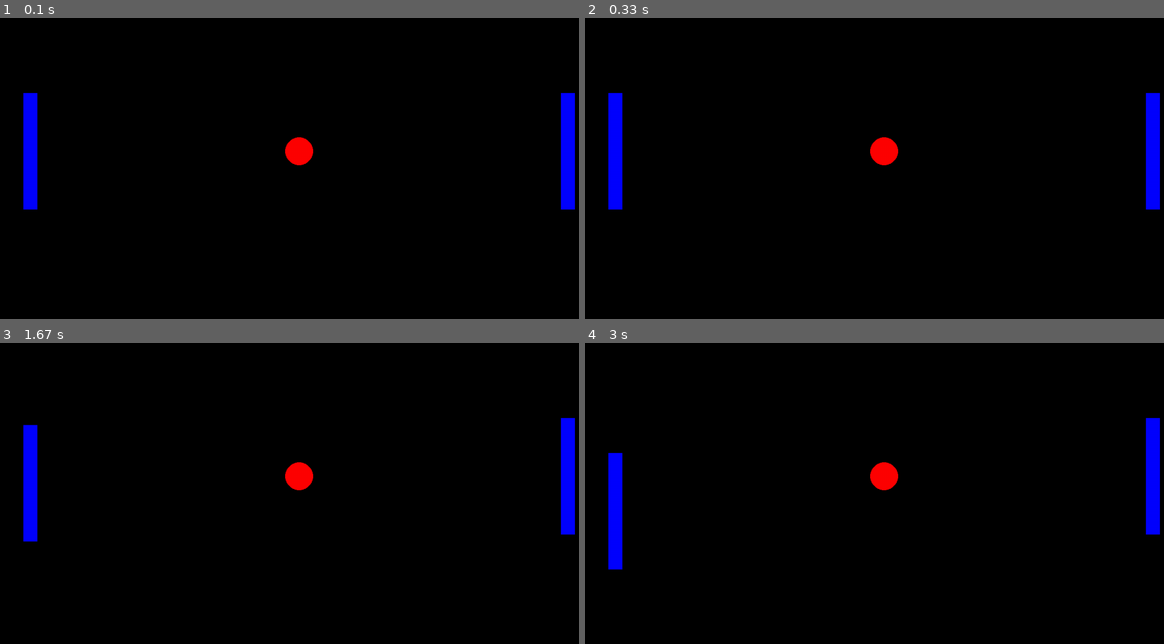
Above: before the commit, frames 1-4 (two rows, left to right).
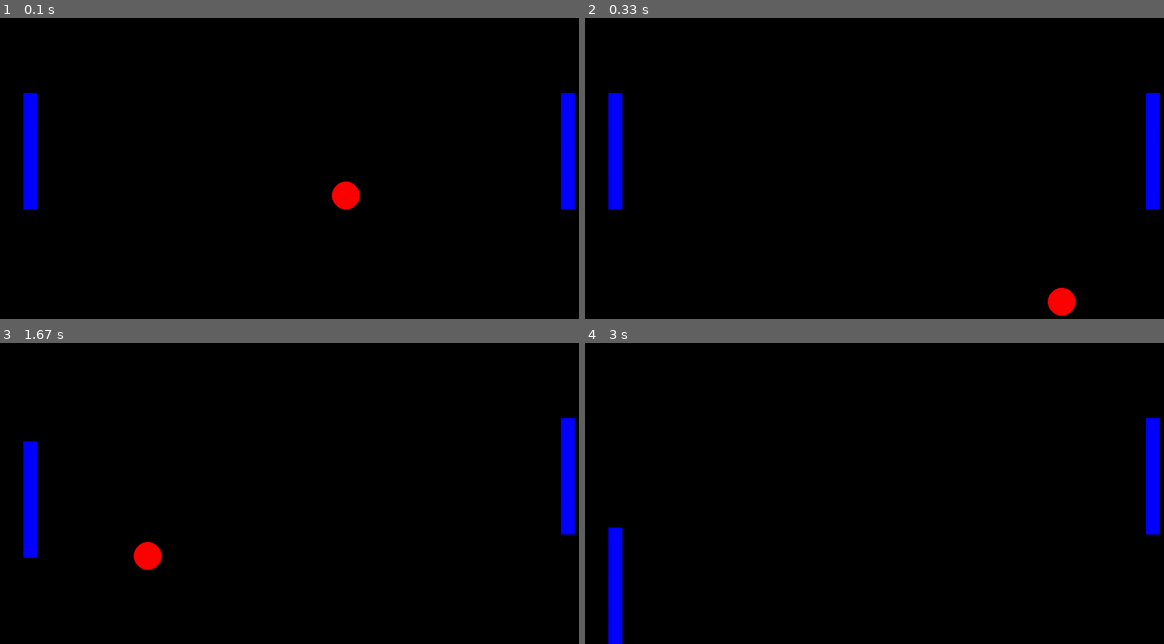
Above: after the commit, the same moments.

Repository: victoongo/games
Game: pygame game, started from pong/pong.py
Two runs of this game, one before a commit and one after it. Both use one fixed random seed, a clock stepped at 60 frames per second and the inputs below.
Inputs:
- Up to frame 1 (0.1 s): no input
- Up to frame 2 (0.33 s): no input
- Up to frame 3 (1.67 s): tap A at 0.33 s
- Up to frame 4 (3 s): tap A at 1.67, 2.07, 2.37, 2.57 s

The runs differ from the first frame. In frame 1, 0.7% of the frame differs, in the area x 49-63%, y 39-64%; in frame 2, 0.7%; in frame 3, 1.0%; in frame 4, 1.6%, in the area x 4-55%, y 36-100%.

Commit message:
added basic ball mechanics

Diff:
--- a/pong/pong.py
+++ b/pong/pong.py
@@ -1,5 +1,6 @@
 # Example file showing a circle moving on screen
 import pygame
+import random
 
 # test
 # pygame setup
@@ -9,13 +10,19 @@
 paddle_width = 30
 paddle_height = 250
 paddle_dist_from_wall = 50
+ball_radius = 30
 screen = pygame.display.set_mode((window_width, window_height))
 clock = pygame.time.Clock()
 running = True
 dt = 0
-player_speed = 300
+
+player_speed = 1000
+randomness = 4
+begin_random = (10, 20)
 
 ball_pos = pygame.Vector2(screen.get_width() / 2, screen.get_height() / 2)
+ball_velocity = pygame.Vector2(random.choice([-1, 1])*random.randint(begin_random[0], begin_random[1]), \
+                               random.choice([-1, 1])*random.randint(begin_random[0], begin_random[1]))
 left_paddle_pos = pygame.Vector2(paddle_dist_from_wall, (window_height-paddle_height)/2)
 right_paddle_pos = pygame.Vector2(window_width-paddle_dist_from_wall-paddle_width, (window_height-paddle_height)/2)
 
@@ -30,7 +37,7 @@
     screen.fill("black")
 
     # draw all the objects
-    pygame.draw.circle(screen, "red", ball_pos, 30)
+    pygame.draw.circle(screen, "red", ball_pos, ball_radius)
     pygame.draw.rect(screen, "blue", (left_paddle_pos.x, left_paddle_pos.y, paddle_width, paddle_height))
     pygame.draw.rect(screen, "blue", (right_paddle_pos.x, right_paddle_pos.y, paddle_width, paddle_height))
 
@@ -53,6 +60,21 @@
         if right_paddle_pos.y > window_height-paddle_height:
             right_paddle_pos.y = window_height-paddle_height
 
+    # ball movement
+    if ball_pos.y - ball_radius < 0:
+        ball_velocity.y = -ball_velocity.y
+    if ball_pos.y + ball_radius > window_height:
+        ball_velocity.y = -ball_velocity.y
+    if ball_pos.x - ball_radius < left_paddle_pos.x + paddle_width \
+                    and left_paddle_pos.y + paddle_height + ball_radius > ball_pos.y > left_paddle_pos.y - ball_radius:
+        ball_velocity.x = -ball_velocity.x + random.randint(-randomness, randomness)
+    if ball_pos.x + ball_radius > right_paddle_pos.x \
+                    and right_paddle_pos.y + paddle_height + ball_radius > ball_pos.y > right_paddle_pos.y - ball_radius:
+        ball_velocity.x = -ball_velocity.x + random.randint(-randomness, randomness)
+
+    ball_pos.x += ball_velocity.x
+    ball_pos.y += ball_velocity.y
+
     # flip() the display to put your work on screen
     pygame.display.flip()
 
